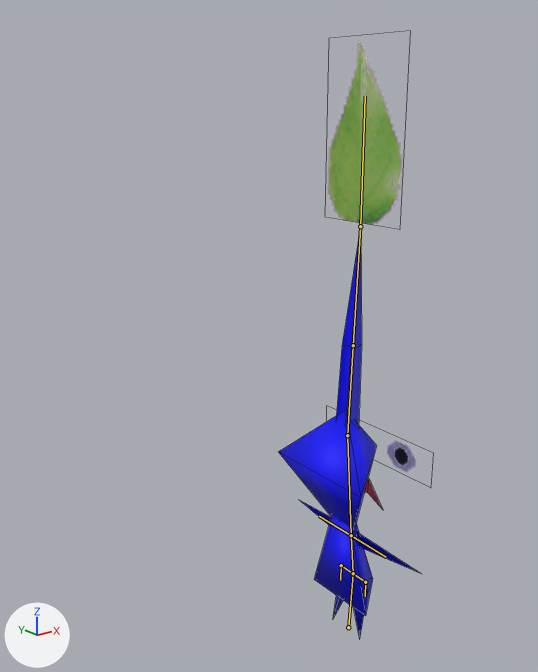
What one commit did to the FBX model arm9/art/blue_pikmin.fbx.
Rendered twice from a 50 mm lens placed at (-6.18, -5.99, 6.84), pointed at (-1.18, 0.27, 4.34). The lights are fixed; the arrows at lower left show +X, +Y and +Z. The bones that bend it are drawn over the model as lines. Mesh edges are drawn as thin lines.

In view in the first picture: 'blue_pikmin'.
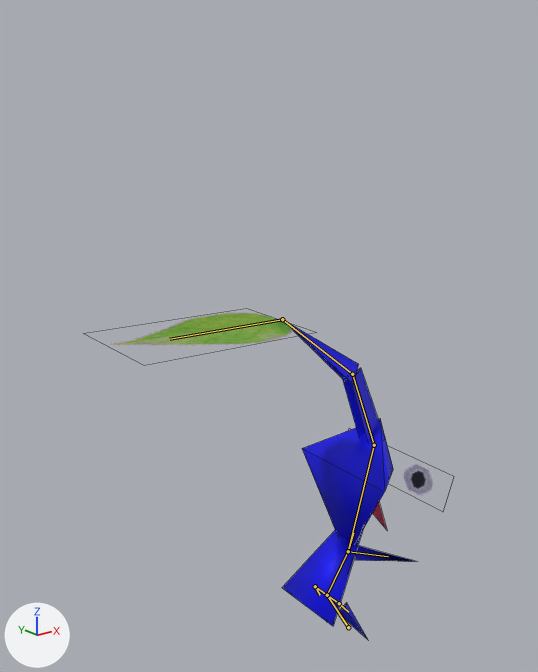
The newer file adds an action. The first version stands in its rest pose; the second is drawn at frame 1 of the action 'Armature|Climb'.

Where the change shows, as pixel boxes [x1, y1, x2, y2] in the pictures (538 x 672 px):
'blue_pikmin', posed (127% wider, 45% shorter)
    before: [279, 42, 420, 639]
    after: [111, 313, 433, 640]
bone 'root', root to tip
    before: (348, 627) to (353, 573)
    after: (348, 627) to (327, 595)
bone 'body', root to tip
    before: (353, 573) to (351, 535)
    after: (327, 595) to (348, 551)
bone 'head', root to tip
    before: (351, 535) to (347, 435)
    after: (348, 551) to (374, 445)
bone 'stalk_base', root to tip
    before: (347, 435) to (353, 345)
    after: (374, 445) to (352, 374)
bone 'stalk_mid', root to tip
    before: (353, 345) to (360, 226)
    after: (352, 374) to (282, 319)
bone 'leaf', root to tip
    before: (360, 226) to (365, 96)
    after: (282, 319) to (169, 339)
bone 'left_arm', root to tip
    before: (351, 535) to (319, 516)
    after: (348, 551) to (353, 533)
bone 'right_arm', root to tip
    before: (351, 535) to (386, 557)
    after: (348, 551) to (388, 556)
bone 'left_leg', root to tip
    before: (341, 565) to (340, 580)
    after: (315, 586) to (320, 595)
bone 'right_leg', root to tip
    before: (365, 582) to (365, 596)
    after: (339, 603) to (348, 612)

The change, as a diff of the scene's bpy script:
```diff
--- a/arm9/art/blue_pikmin.fbx.py
+++ b/arm9/art/blue_pikmin.fbx.py
@@ bone_root @@
 bone_root = bpy.data.objects['Armature'].pose.bones['root']
-bone_root.rotation_quaternion = (1.0, 0.0, 0.0, 0.0)  # degrees (0, 0, 0)
+bone_root.rotation_quaternion = (0.956, -0.292, 0.0, 0.0)  # degrees (-34, 0, 0)
@@ bone_body @@
 bone_body = bpy.data.objects['Armature'].pose.bones['body']  # child of 'root'
-bone_body.rotation_quaternion = (1.0, 0.0, 0.0, 0.0)  # degrees (0, 0, 0)
+bone_body.rotation_quaternion = (0.785, 0.619, 0.0, 0.0)  # degrees (77, 0, 0)
@@ bone_head @@
 bone_head = bpy.data.objects['Armature'].pose.bones['head']  # child of 'body'
-bone_head.rotation_quaternion = (1.0, 0.0, 0.0, 0.0)  # degrees (0, 0, 0)
+bone_head.rotation_quaternion = (0.983, -0.185, 0.0, 0.0)  # degrees (-21, 0, 0)
@@ bone_stalk_base @@
 bone_stalk_base = bpy.data.objects['Armature'].pose.bones['stalk_base']  # child of 'head'
-bone_stalk_base.rotation_quaternion = (1.0, 0.0, 0.0, 0.0)  # degrees (0, 0, 0)
+bone_stalk_base.rotation_quaternion = (0.922, -0.388, 0.0, 0.0)  # degrees (-46, 0, 0)
@@ bone_stalk_mid @@
 bone_stalk_mid = bpy.data.objects['Armature'].pose.bones['stalk_mid']  # child of 'stalk_base'
-bone_stalk_mid.rotation_quaternion = (1.0, 0.0, 0.0, 0.0)  # degrees (0, 0, 0)
+bone_stalk_mid.rotation_quaternion = (0.968, -0.251, 0.0, 0.0)  # degrees (-29, 0, 0)
@@ bone_leaf @@
 bone_leaf = bpy.data.objects['Armature'].pose.bones['leaf']  # child of 'stalk_mid'
-bone_leaf.rotation_quaternion = (1.0, 0.0, 0.0, 0.0)  # degrees (0, 0, 0)
+bone_leaf.rotation_quaternion = (0.956, -0.292, 0.0, 0.0)  # degrees (-34, 0, 0)
@@ bone_left_arm @@
 bone_left_arm = bpy.data.objects['Armature'].pose.bones['left_arm']  # child of 'body'
-bone_left_arm.rotation_quaternion = (1.0, 0.0, 0.0, 0.0)  # degrees (0, 0, 0)
+bone_left_arm.rotation_quaternion = (0.895, 0.245, 0.03, -0.371)  # degrees (25, 14, -42)
@@ bone_right_arm @@
 bone_right_arm = bpy.data.objects['Armature'].pose.bones['right_arm']  # child of 'body'
-bone_right_arm.rotation_quaternion = (1.0, 0.0, 0.0, 0.0)  # degrees (0, 0, 0)
+bone_right_arm.rotation_quaternion = (0.817, 0.295, -0.114, 0.482)  # degrees (25, -28, 55)
@@ bone_left_leg @@
 bone_left_leg = bpy.data.objects['Armature'].pose.bones['left_leg']  # child of 'root.001'
-bone_left_leg.rotation_quaternion = (1.0, 0.0, 0.0, 0.0)  # degrees (0, 0, 0)
+bone_left_leg.rotation_quaternion = (0.997, 0.04, -0.056, -0.041)  # degrees (5, -6, -5)
@@ bone_right_leg @@
 bone_right_leg = bpy.data.objects['Armature'].pose.bones['right_leg']  # child of 'root.002'
-bone_right_leg.rotation_quaternion = (1.0, 0.0, 0.0, 0.0)  # degrees (0, 0, 0)
+bone_right_leg.rotation_quaternion = (0.992, -0.052, 0.091, 0.069)  # degrees (-5, 11, 7)
```
